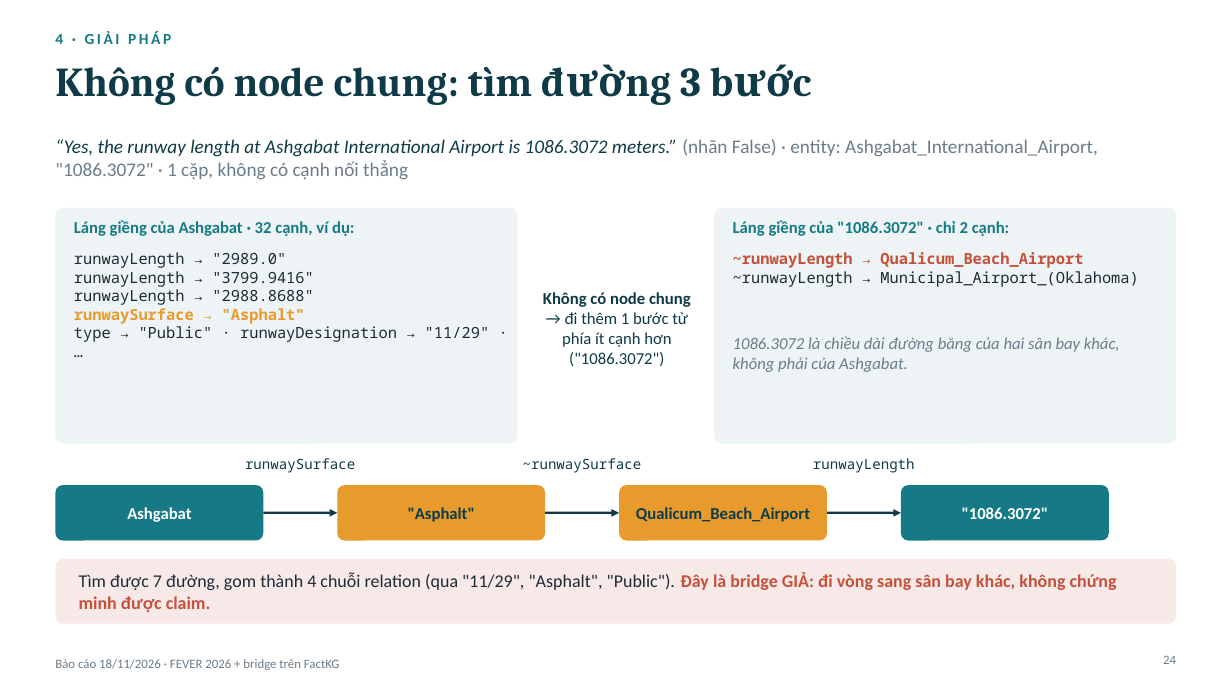
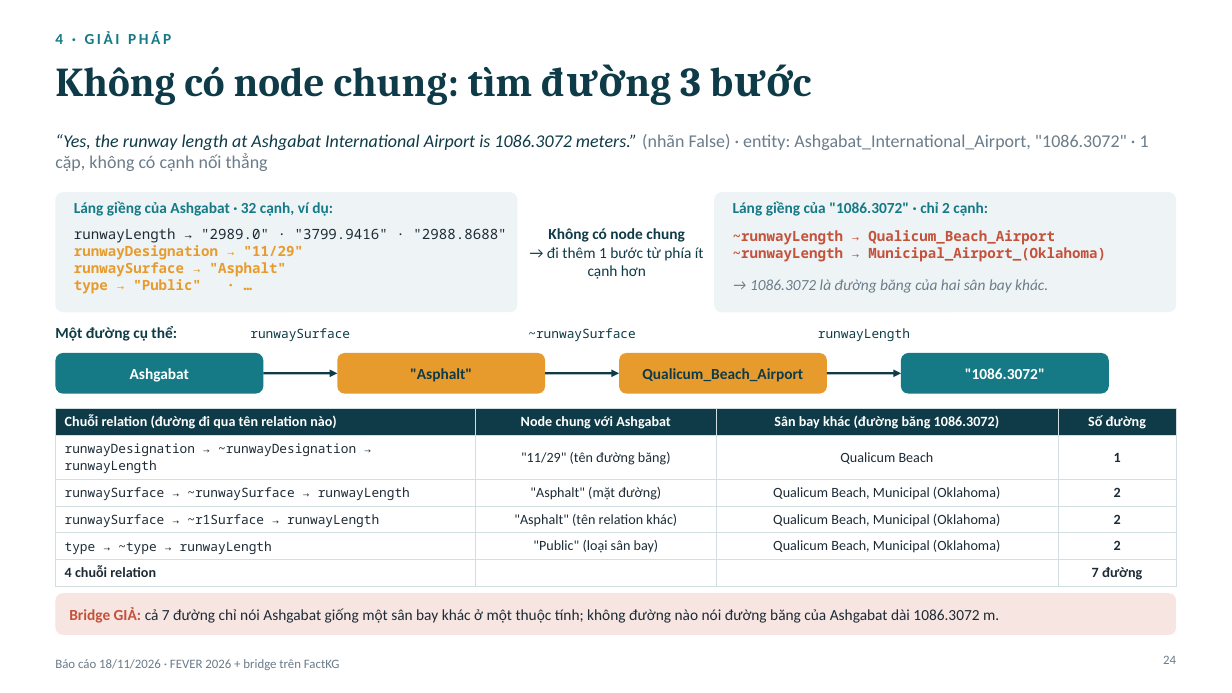
Before and after one commit to duyanhle17/FactKG, a slide deck: slide 24 of ý tưởng + thực nghiệm/báo cáo 18_11 - slide.pptx. Drawn at 1232x693 pixels with LibreOffice and Linux fonts; fonts in the diff are those of the drawing. Boxes give left, top, right and bottom in pixels: in the first picture for what was removed or moved away, otherwise in the second. Text is boxed around its words. In the diff, an @@ line names an element or a change of style, - is before the commit and + after.

```diff
--- a/ý tưởng + thực nghiệm/báo cáo 18_11 - slide.pptx
+++ b/ý tưởng + thực nghiệm/báo cáo 18_11 - slide.pptx
@@ text "“Yes, the runway length at ..." at (55, 134, 1149, 171): size 15 to 14 pt @@
@@ rounded rectangle at (55, 192, 518, 312): proportions changed @@
@@ rounded rectangle: place and size @@
-rounded rectangle at (55, 208, 518, 444)
+rounded rectangle at (55, 192, 518, 312)
@@ text "Láng giềng của Ashgabat · ...": place and size @@
-text "Láng giềng của Ashgabat · ..." at (74, 220, 354, 236)
+text "Láng giềng của Ashgabat · ..." at (74, 201, 333, 216)
@@ text "Láng giềng của Ashgabat · ..." at (74, 201, 333, 216): size 13 to 12 pt @@
@@ text "Không có node chung": place and size @@
-text "Không có node chung" at (543, 292, 691, 366)
+text "Không có node chung" at (547, 228, 704, 279)
@@ rounded rectangle: place and size @@
-rounded rectangle at (714, 208, 1177, 444)
+rounded rectangle at (714, 192, 1177, 312)
@@ rounded rectangle at (714, 192, 1177, 312): proportions changed @@
@@ text "Láng giềng của "1086.3072" · ...": place and size @@
-text "Láng giềng của "1086.3072" · ..." at (733, 220, 1010, 236)
+text "Láng giềng của "1086.3072" · ..." at (733, 201, 988, 216)
@@ text "Láng giềng của "1086.3072" · ..." at (733, 201, 988, 216): size 13 to 12 pt @@
@@ text at (74, 228, 506, 260): text changed; size 12 to 11 pt @@
-runwayLength → "2989.0"
-runwayLength → "3799.9416"
-runwayLength → "2988.8688"
+runwayLength → "2989.0" · "3799.9416" · "2988.8688"
+runwayDesignation → "11/29"
@@ text "runwayLength → "2989.0" · "3799.9416" ...": place and size @@
-text "runwayLength → "2989.0" · "3799.9416" ..." at (74, 252, 490, 342)
+text "runwayLength → "2989.0" · "3799.9416" ..." at (74, 228, 506, 294)
@@ text at (548, 228, 684, 242): size 13 to 12 pt in "Không có node chung" @@
@@ text "~runwayLength → Qualicum_Beach_Airport": place and size @@
-text "~runwayLength → Qualicum_Beach_Airport" at (733, 252, 1139, 287)
+text "~runwayLength → Qualicum_Beach_Airport" at (733, 230, 1106, 262)
@@ text "~runwayLength → Qualicum_Beach_Airport" at (733, 230, 1106, 262): size 12 to 11 pt; text colour #1D2B36 to #C4513A, bold on in "~runwayLength → Municipal_Airport_(Oklahoma)" @@
@@ text at (74, 259, 286, 277): size 12 to 11 pt in "runwaySurface → "Asphalt"" @@
@@ text at (547, 247, 704, 279): text changed; size 13 to 12 pt @@
-→ đi thêm 1 bước từ phía ít cạnh hơn ("1086.3072")
+→ đi thêm 1 bước từ phía ít cạnh hơn
@@ text at (74, 279, 201, 294): text changed; size 12 to 11 pt; text colour #1D2B36 to #E89B2D; bold on @@
-type → "Public" · runwayDesignation → "11/29" · …
+type → "Public" · …
@@ text at (750, 279, 1048, 293): text changed; size 13 to 12 pt @@
-1086.3072 là chiều dài đường băng của hai sân bay khác, không phải của Ashgabat.
+→ 1086.3072 là đường băng của hai sân bay khác.
@@ text added at (55, 326, 177, 341), 12 pt, text #0E3B47, bold @@
+Một đường cụ thể:
@@ 3 texts: place and size @@
-3 texts at (245, 458, 915, 473)
+3 texts at (250, 328, 910, 341)
@@ size 11 to 10 pt in 3 elements at (250, 328, 350, 341), (528, 328, 635, 341), (818, 328, 910, 341) @@
@@ rounded rectangle "Ashgabat": place and size @@
-rounded rectangle "Ashgabat" at (55, 485, 263, 541)
+rounded rectangle "Ashgabat" at (55, 353, 263, 394)
@@ rounded rectangle ""Asphalt"": place and size @@
-rounded rectangle ""Asphalt"" at (337, 485, 545, 541)
+rounded rectangle ""Asphalt"" at (337, 353, 545, 394)
@@ rounded rectangle "Qualicum_Beach_Airport": place and size @@
-rounded rectangle "Qualicum_Beach_Airport" at (619, 485, 827, 541)
+rounded rectangle "Qualicum_Beach_Airport" at (619, 353, 827, 394)
@@ size 13 to 12 pt; proportions changed in 4 elements at (55, 353, 263, 394), (337, 353, 545, 394), (619, 353, 827, 394), (901, 353, 1109, 394) @@
@@ rounded rectangle ""1086.3072"": place and size @@
-rounded rectangle ""1086.3072"" at (901, 485, 1109, 541)
+rounded rectangle ""1086.3072"" at (901, 353, 1109, 394)
@@ 3 arrows: place and size @@
-3 arrows at (263, 513, 901, 513)
+3 arrows at (263, 373, 901, 373)
@@ table added at (55, 409, 1177, 584), 6 rows, 4 columns @@
+Chuỗi relation (đường đi qua tên relation nào) | Node chung với Ashgabat | Sân bay khác (đường băng 1086.3072) | Số đường
+runwayDesignation → ~runwayDesignation → runwayLength | "11/29" (tên đường băng) | Qualicum Beach | 1
+runwaySurface → ~runwaySurface → runwayLength | "Asphalt" (mặt đường) | Qualicum Beach, Municipal (Oklahoma) | 2
+runwaySurface → ~r1Surface → runwayLength | "Asphalt" (tên relation khác) | Qualicum Beach, Municipal (Oklahoma) | 2
+type → ~type → runwayLength | "Public" (loại sân bay) | Qualicum Beach, Municipal (Oklahoma) | 2
+4 chuỗi relation |  |  | 7 đường
@@ rounded rectangle: place and size @@
-rounded rectangle at (55, 559, 1177, 624)
+rounded rectangle at (55, 593, 1177, 635)
@@ rounded rectangle at (55, 593, 1177, 635): fill #C4513A at 12% opacity to #C4513A at 15% opacity; proportions changed @@
@@ text removed at (79, 573, 1117, 612) @@
-Tìm được 7 đường, gom thành 4 chuỗi relation (qua "11/29", "Asphalt", "Public"). Đây là bridge GIẢ: đi vòng sang sân bay khác, không chứng minh được claim.
@@ text added at (69, 607, 999, 623), 12 pt, text #1D2B36 @@
+Bridge GIẢ: cả 7 đường chỉ nói Ashgabat giống một sân bay khác ở một thuộc tính; không đường nào nói đường băng của Ashgabat dài 1086.3072 m.
```
Also in this commit, not shown: 1 other file.
